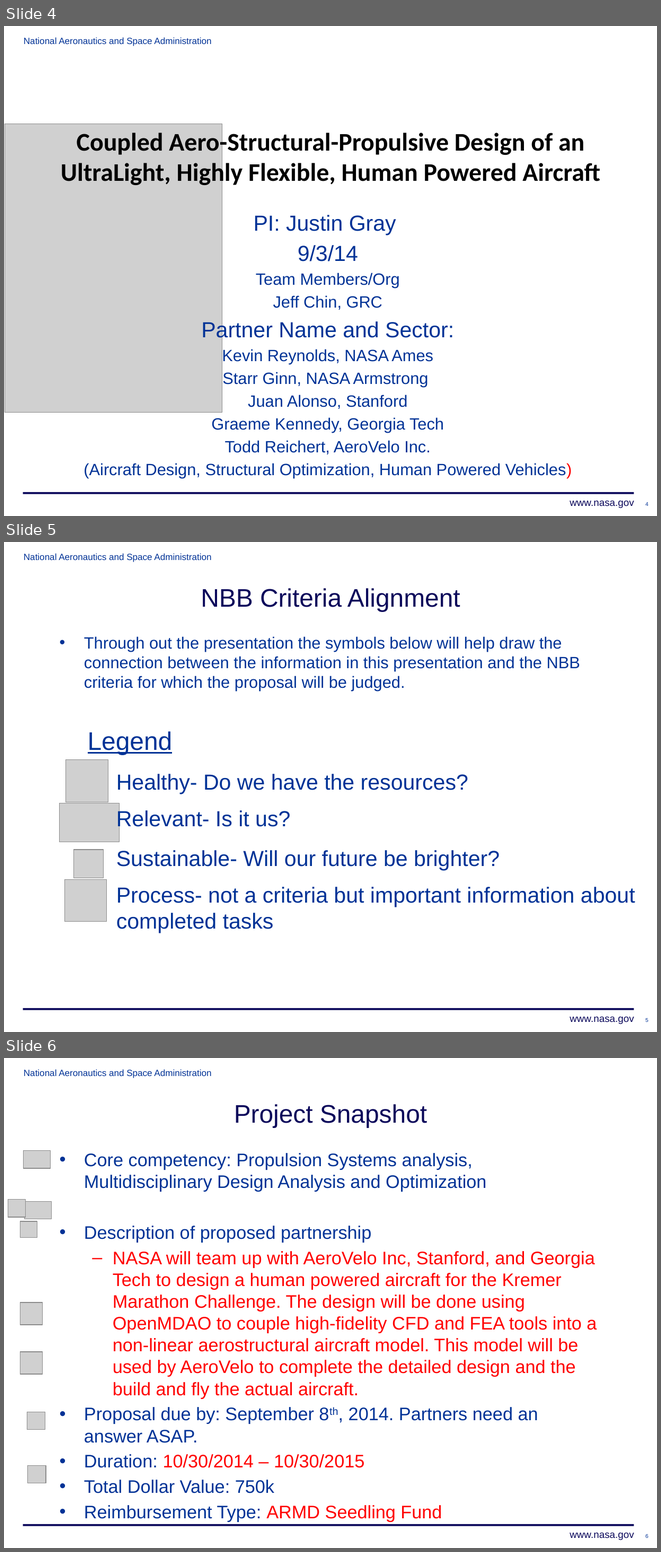
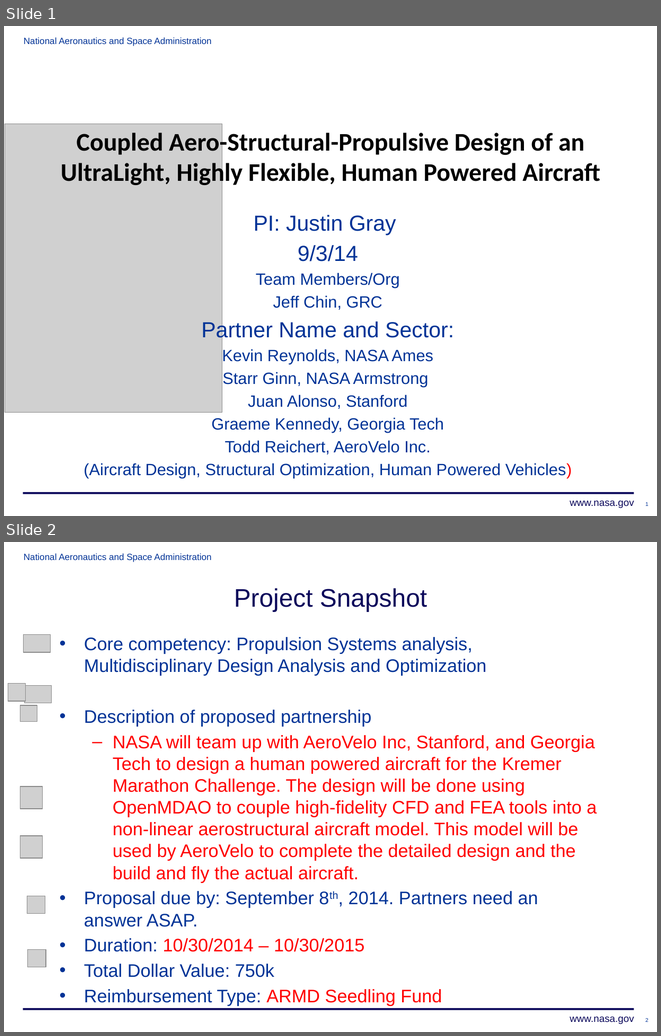
Before and after one commit to JustinSGray/Seedling2015, a slide deck: HPA_RRB_Presentation.pptx. Shown one above the other, each under a label of ours: slides 4, 5 and 6 before the commit, slides 1 and 2 after it. The pictures are 661x1552 and 661x1036 pixels, drawn with LibreOffice and Linux fonts; fonts in the diff are those of the drawing; grey boxes stand for pictures; background and template pictures are left out. Boxes give left, top, right and bottom in pixels: in the first picture for what was removed or moved away, otherwise in the second. Text is boxed around its words. In the diff, an @@ line names an element or a change of style, - is before the commit and + after.

```diff
--- a/HPA_RRB_Presentation.pptx
+++ b/HPA_RRB_Presentation.pptx
@@ slide 5 removed at [4,542,657,1032], background #FFFFFF; not listed: 3 template elements that a slide beside it also shows @@
@@ title removed at [201,588,460,611] @@
-NBB Criteria Alignment
@@ text removed at [84,636,580,690] @@
-• Through out the presentation the symbols below will help draw the connection between the information in this presentation and the NBB criteria for which the proposal will be judged.
@@ text removed at [88,731,173,755] @@
-Legend
@@ picture removed at [65,759,108,802] @@
@@ text removed at [116,774,468,794] @@
-Healthy- Do we have the resources?
@@ picture removed at [60,803,120,841] @@
@@ text removed at [116,809,290,831] @@
-Relevant- Is it us?
@@ picture removed at [74,849,103,877] @@
@@ text removed at [116,850,500,870] @@
-Sustainable- Will our future be brighter?
@@ picture removed at [65,880,106,921] @@
@@ text removed at [116,886,635,933] @@
-Process- not a criteria but important information about
-completed tasks
@@ page number removed at [645,1018,648,1022] @@
-5
@@ what was slide 4 is now slide 1 @@
@@ page number at [645,502,648,506]: text changed @@
-4
+1
@@ what was slide 6 is now slide 2 @@
@@ page number at [645,1018,648,1022]: text changed @@
-6
+2
```
Also in this commit, not shown: 3 slides changed, 2 other slides removed, 2 other files.
